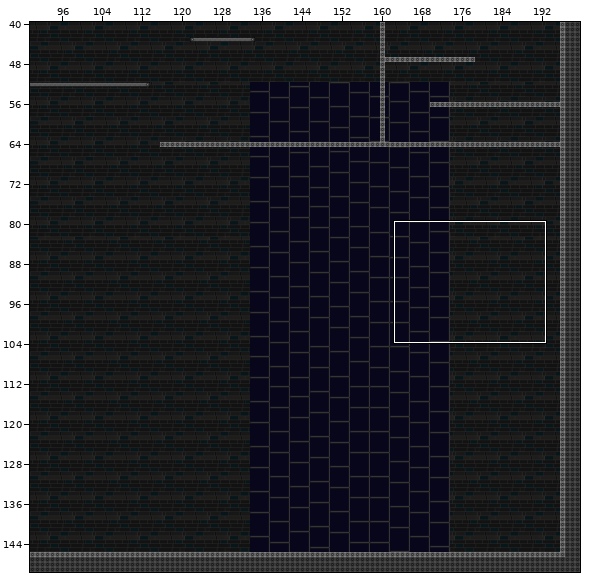
Level history. Tiled map: graphics/arena.tmx. Above: a wide view before the commit, with the close-up outlined.
Close-up. Before the commit:
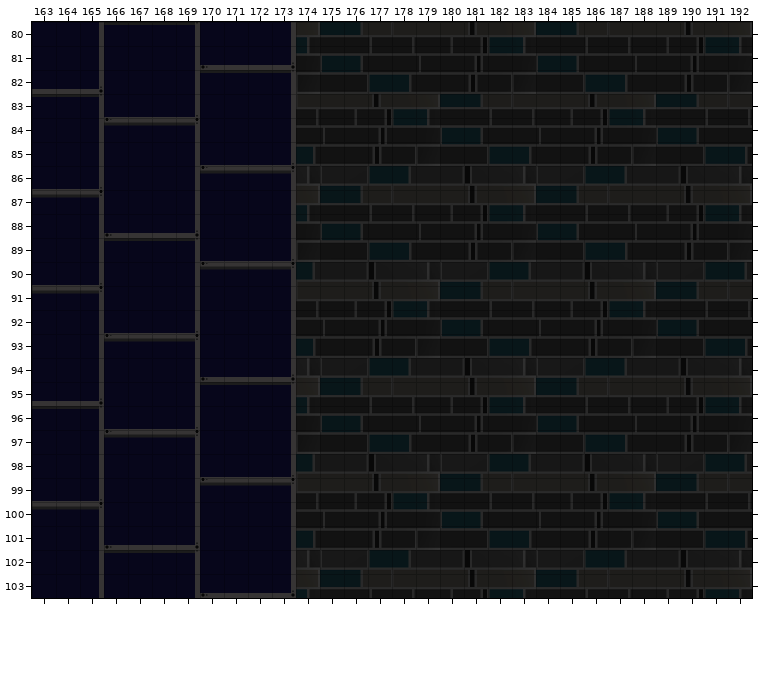
Cells are 32x32 px. Shown: x 163..192, y 80..103. The commit also changed other parts of the map, which this record leaves out.
And afterwards:
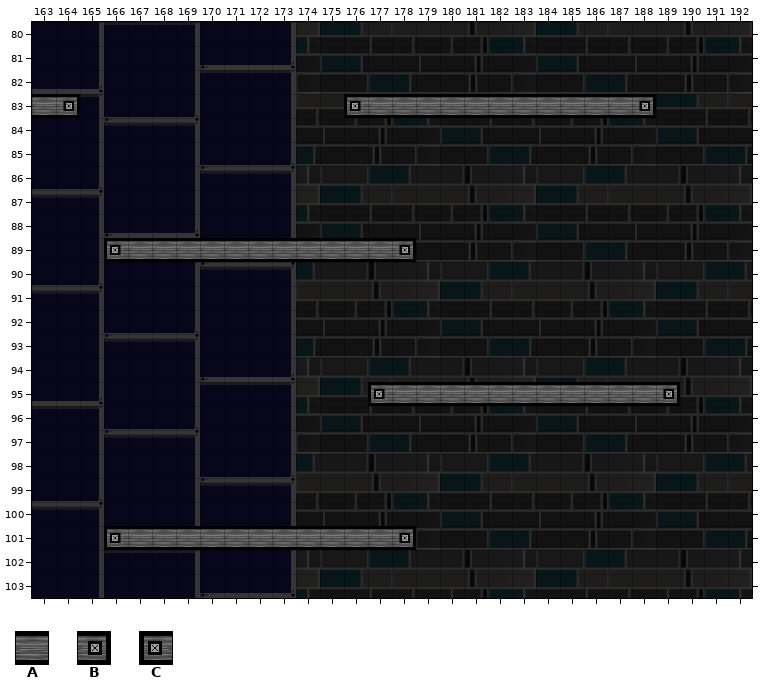
Key: from "tileset-1": A 4, B 7, C 10.
_ is an empty cell.
What changed:
Layer "Main":
y 83: x 163..164 __ -> AB; x 176..188 _____________ -> CAAAAAAAAAAAB
y 89: x 166..178 _____________ -> CAAAAAAAAAAAB
y 95: x 177..189 _____________ -> CAAAAAAAAAAAB
y 101: x 166..178 _____________ -> CAAAAAAAAAAAB
Boxes around the changes in both close-ups, in picture pixels (x1, y1, x2, y2):
added: (32, 94, 80, 118)
added: (344, 94, 656, 118)
added: (104, 238, 416, 262)
added: (368, 382, 680, 406)
added: (104, 526, 416, 550)
